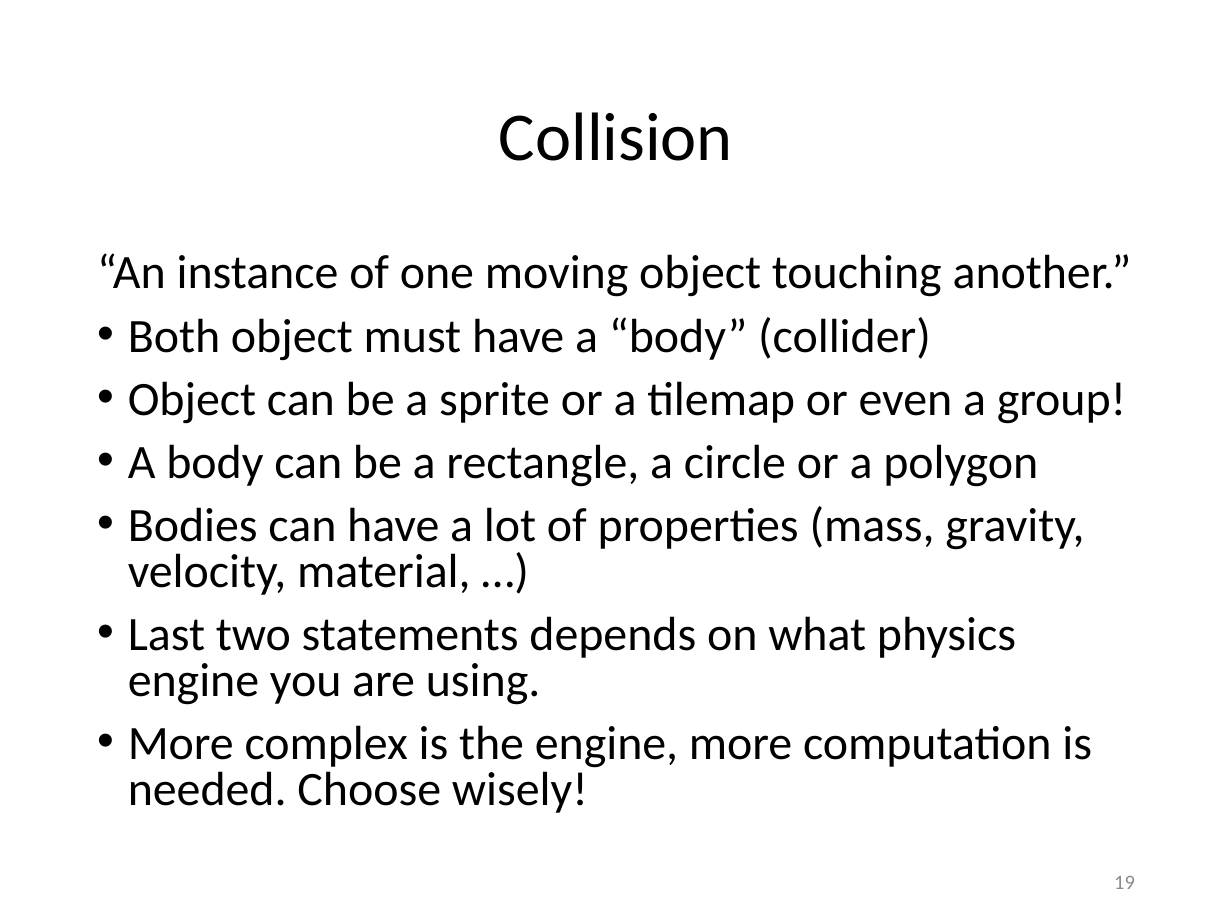
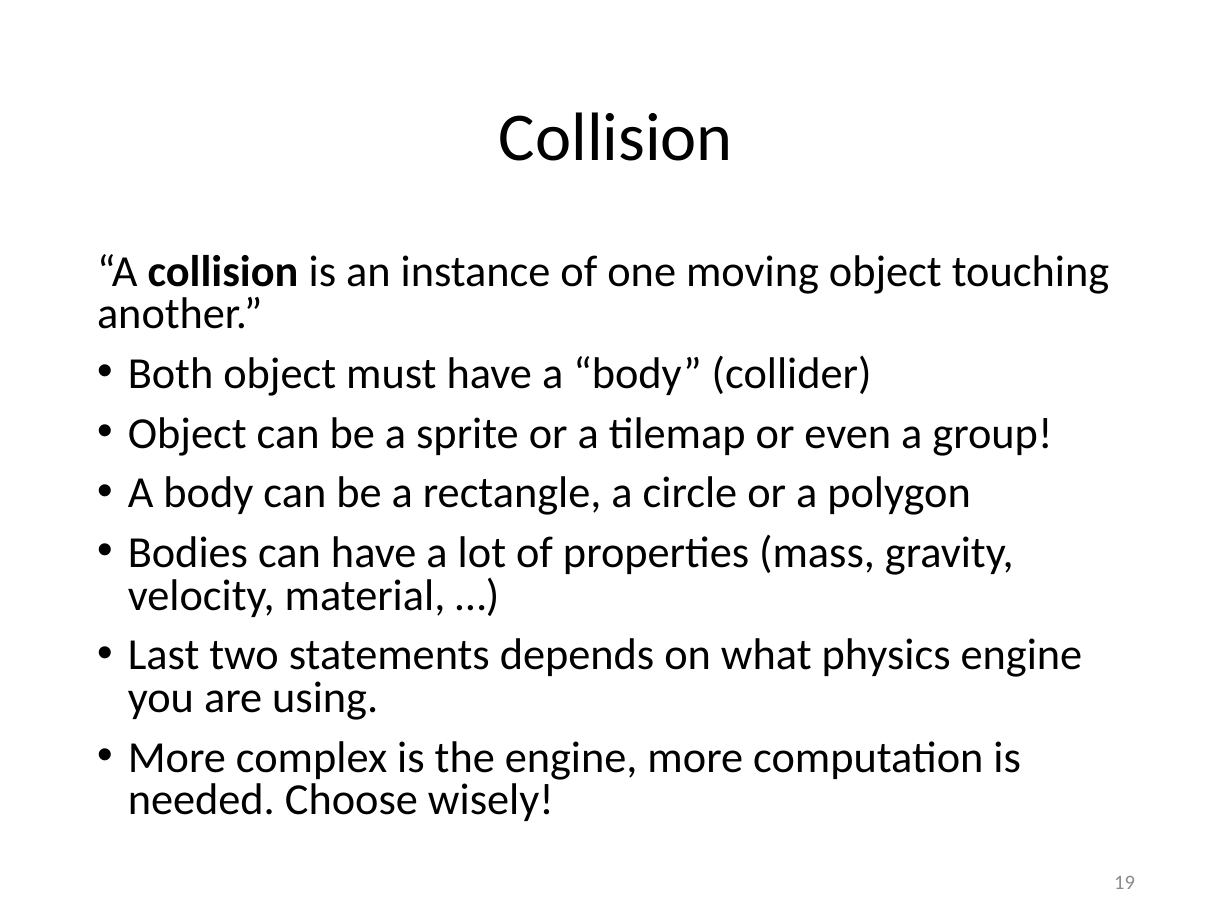
Before and after one commit to Lotti/codemotion2014, a slide deck: slide 19 of codemotion.pptx. Drawn at 1232x924 pixels with LibreOffice and Linux fonts; fonts in the diff are those of the drawing; background and template pictures are left out. Boxes give left, top, right and bottom in pixels: in the first picture for what was removed or moved away, otherwise in the second. Text is boxed around its words. In the diff, an @@ line names an element or a change of style, - is before the commit and + after.

Commit message:
update

```diff
--- a/codemotion.pptx
+++ b/codemotion.pptx
@@ text at box(97, 254, 1109, 329): text changed; size 28 to 25.9 pt @@
-“An instance of one moving object touching another.”
+“A collision is an instance of one moving object touching another.”
@@ text at box(128, 355, 1083, 821): size 28 to 25.9 pt in "Both object must have a “body” (collider)", "Object can be a sprite or a ...", "A body can be a rectangle, a ...", "Bodies can have a lot of properties ..." and 2 more places @@
```
Also in this commit, not shown: 4 other slides changed.
